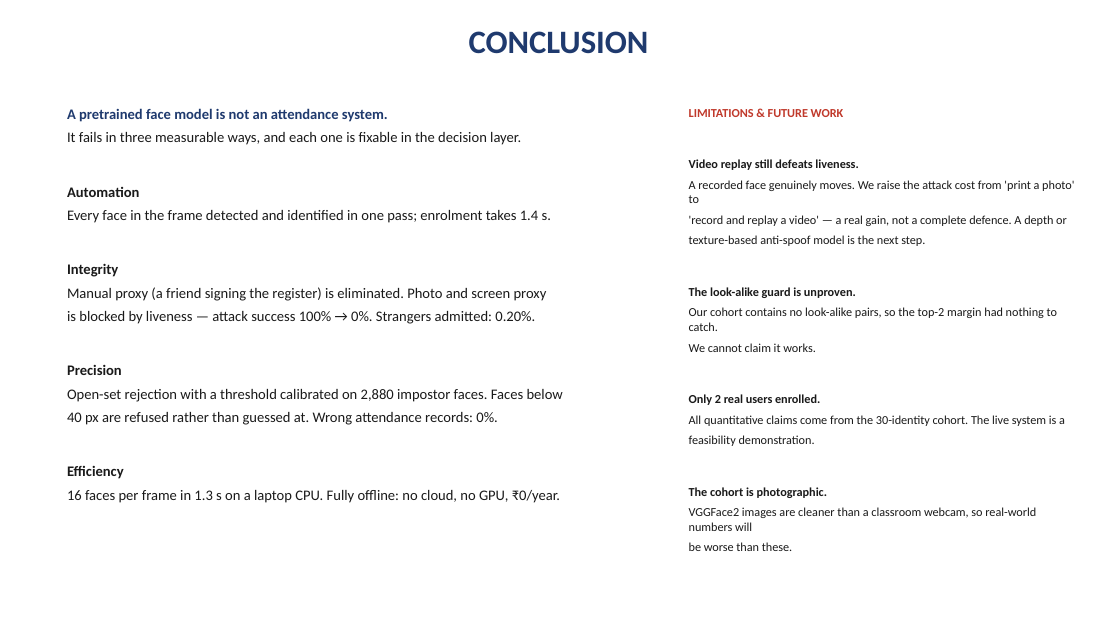
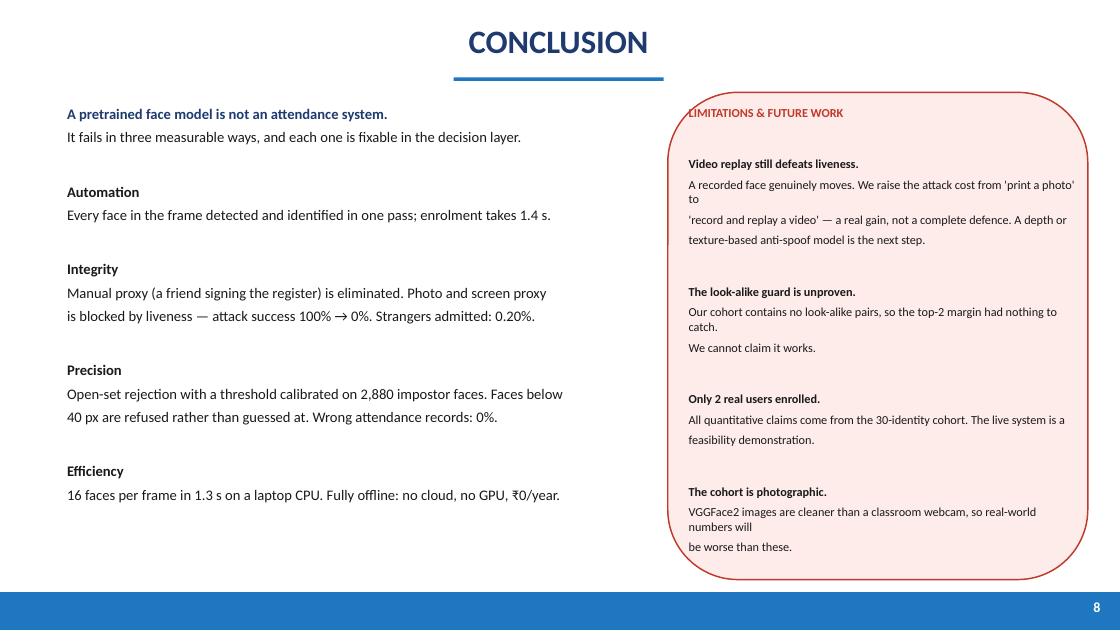
Before and after one commit to SohamBhattacharjee2003/MutiFace-Attendance-System, a slide deck: slide 9 of Server/results/PresenceAI_Presentation.pptx. Drawn at 1120x630 pixels with LibreOffice and Linux fonts; fonts in the diff are those of the drawing. Boxes give left, top, right and bottom in pixels: in the first picture for what was removed or moved away, otherwise in the second. Text is boxed around its words. In the diff, an @@ line names an element or a change of style, - is before the commit and + after.

```diff
--- a/Server/results/PresenceAI_Presentation.pptx
+++ b/Server/results/PresenceAI_Presentation.pptx
@@ rectangle added at bbox=[454, 77, 664, 81], fill #1F77C2 @@
@@ rounded rectangle added at bbox=[668, 92, 1088, 580], fill #FDECEA, outline #C0392B 1.25 pt @@
@@ rectangle added at bbox=[0, 592, 1120, 630], fill #1F77C2 @@
@@ text added at bbox=[1093, 602, 1100, 612], 12 pt, text #FFFFFF, bold @@
+8
```
Also in this commit, not shown: 9 other slides changed, 1 other file.
